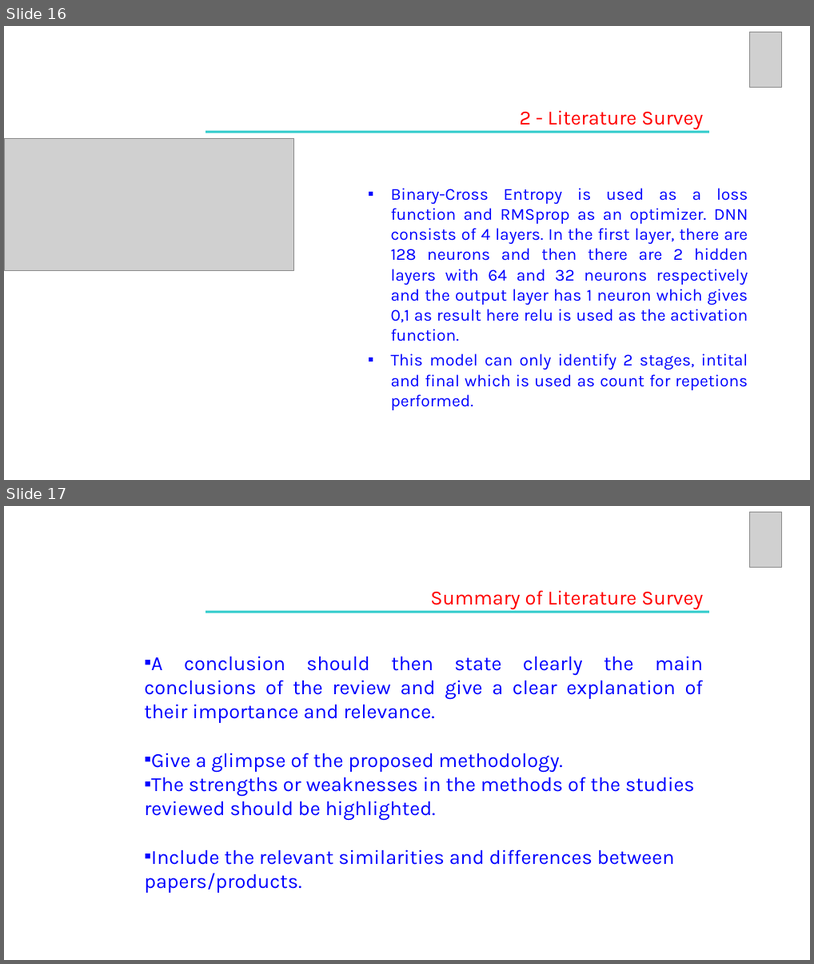
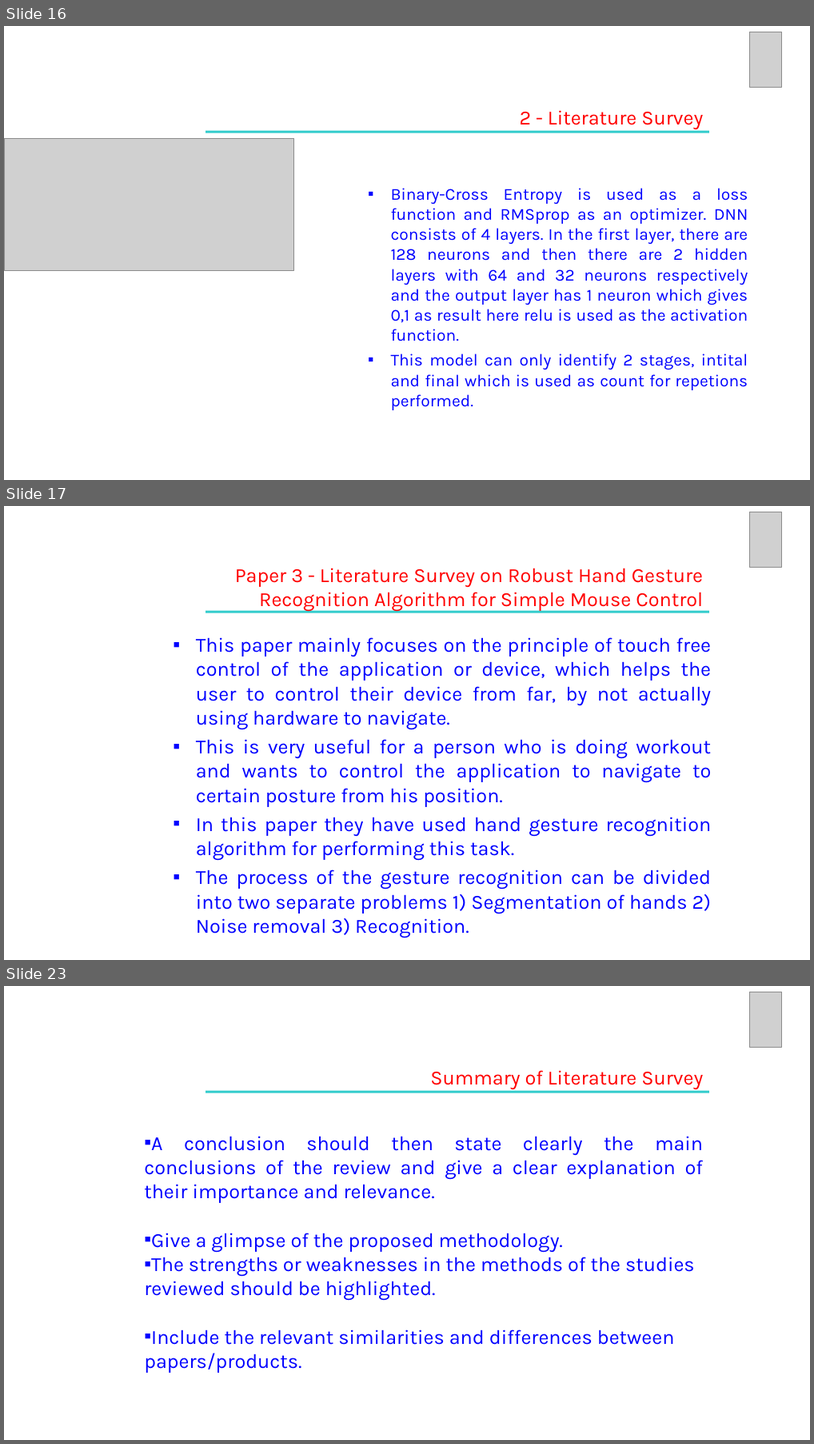
Before and after one commit to VishnuJG/CV-Workout, a slide deck: LiteratureSurvey/UE19CS390A_REVIEW 2.pptx. Shown one above the other, each under a label of ours: slides 16 and 17 before the commit, slides 16, 17 and 23 after it; the slides between them are not shown. The pictures are 814x964 and 814x1444 pixels, drawn with LibreOffice and Linux fonts; fonts in the diff are those of the drawing; grey boxes stand for pictures. Boxes give left, top, right and bottom in pixels: in the first picture for what was removed or moved away, otherwise in the second. Text is boxed around its words. In the diff, an @@ line names an element or a change of style, - is before the commit and + after.

```diff
--- a/LiteratureSurvey/UE19CS390A_REVIEW 2.pptx
+++ b/LiteratureSurvey/UE19CS390A_REVIEW 2.pptx
@@ slide 17 added at (4,506,810,960), background #FFFFFF @@
@@ picture added at (750,512,782,567) @@
@@ text added at (235,568,703,612), 24 pt, text #FF0000 @@
+Paper 3 - Literature Survey on Robust Hand Gesture Recognition Algorithm for Simple Mouse Control
@@ rectangle added at (206,611,710,613), fill #33CCCC @@
@@ text added at (196,637,712,937), 24 pt, text #0000FF @@
+▪ This paper mainly focuses on the principle of touch free control of the application or device, which helps the user to control their device from far, by not actually using hardware to navigate.
+▪ This is very useful for a person who is doing workout and wants to control the application to navigate to certain posture from his position.
+▪ In this paper they have used hand gesture recognition algorithm for performing this task.
+▪ The process of the gesture recognition can be divided into two separate problems 1) Segmentation of hands 2) Noise removal 3) Recognition.
@@ what was slide 17 is now slide 23 @@
```
Also in this commit, not shown: 5 other slides added.
